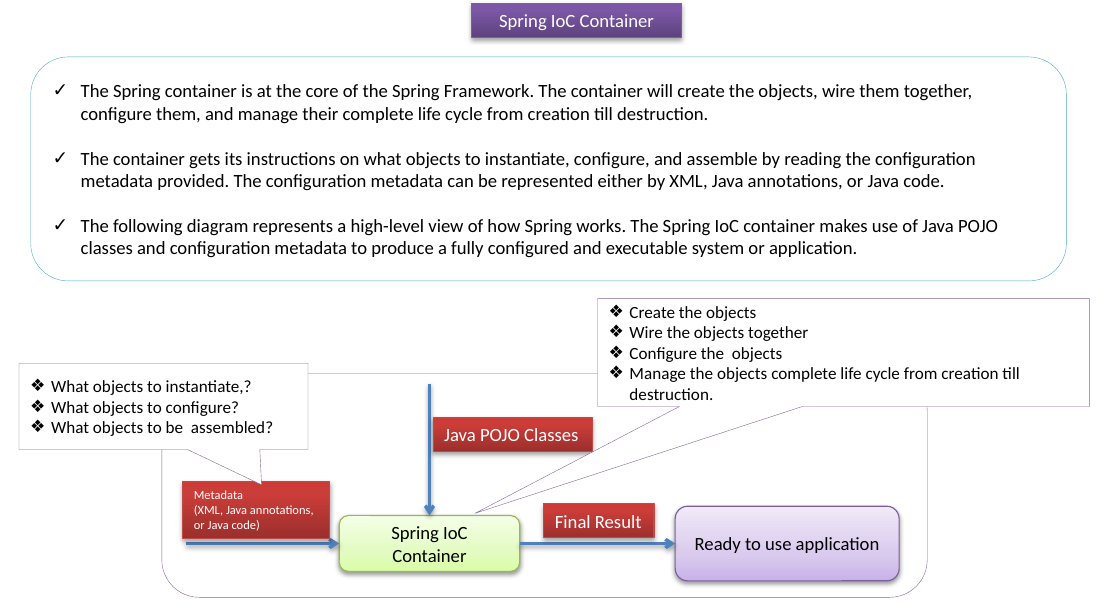
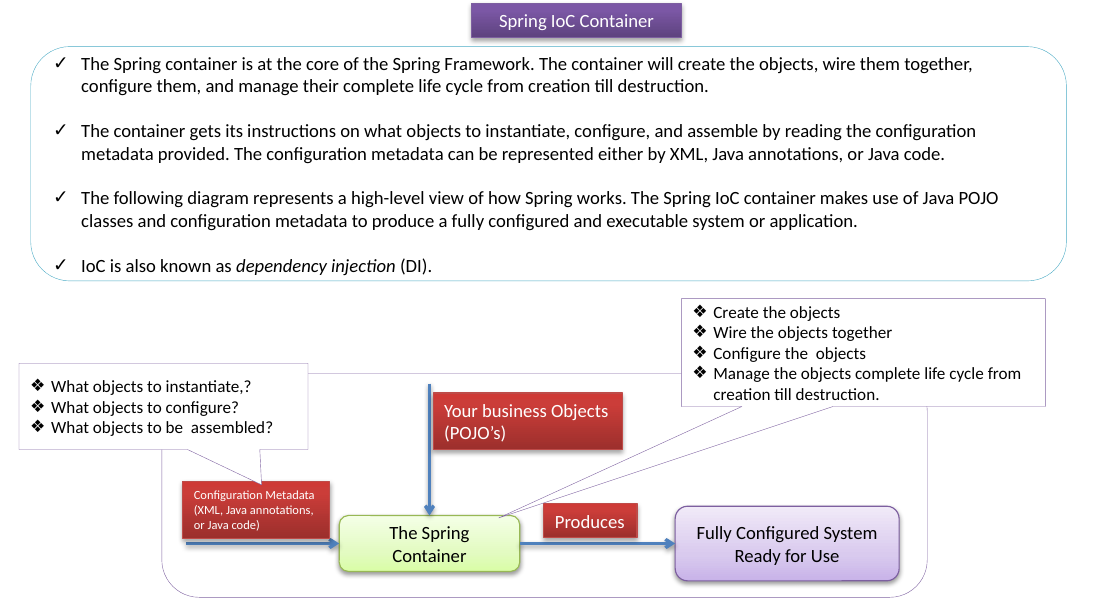
Before and after one commit to ramram43210/javaee, a slide deck: slide 1 of Later/Spring/4_Dependency_Injection/2/IoC_Container_V2.pptx. Drawn at 1120x616 pixels with LibreOffice and Linux fonts; fonts in the diff are those of the drawing. Boxes give left, top, right and bottom in pixels: in the first picture for what was removed or moved away, otherwise in the second. Text is boxed around its words. In the diff, an @@ line names an element or a change of style, - is before the commit and + after.

Commit message:
dec27

```diff
--- a/Later/Spring/4_Dependency_Injection/2/IoC_Container_V2.pptx
+++ b/Later/Spring/4_Dependency_Injection/2/IoC_Container_V2.pptx
@@ rounded rectangle "The Spring container is at ...": place and size @@
-rounded rectangle "The Spring container is at ..." at [31,57,1067,281]
+rounded rectangle "The Spring container is at ..." at [31,47,1067,281]
@@ text in rounded rectangle at [81,258,432,275]: paragraph added @@
+✓ IoC is also known as dependency injection (DI).
@@ speech box "Create the objects": place and size @@
-speech box "Create the objects" at [597,299,1089,407]
+speech box "Create the objects" at [681,299,1045,407]
@@ speech box "Create the objects" at [681,299,1045,407]: proportions changed @@
@@ rectangle "Your business Objects": place and size @@
-rectangle "Your business Objects" at [433,418,592,451]
+rectangle "Your business Objects" at [433,393,623,449]
@@ text in rectangle at [444,404,608,442]: text changed @@
-Java POJO Classes
+Your business Objects
+(POJO’s)
@@ text in rectangle at [194,490,314,501]: text changed @@
-Metadata
+Configuration Metadata
@@ rectangle "Produces": place and size @@
-rectangle "Produces" at [544,504,654,538]
+rectangle "Produces" at [544,504,637,538]
@@ text in rounded rectangle at [389,526,470,562]: text changed @@
-Spring IoC Container
+The Spring Container
@@ text in rectangle at [555,515,625,528]: text changed @@
-Final Result
+Produces
@@ text in rounded rectangle at [697,526,878,565]: text changed @@
-Ready to use application
+Fully Configured System
+Ready for Use
```
